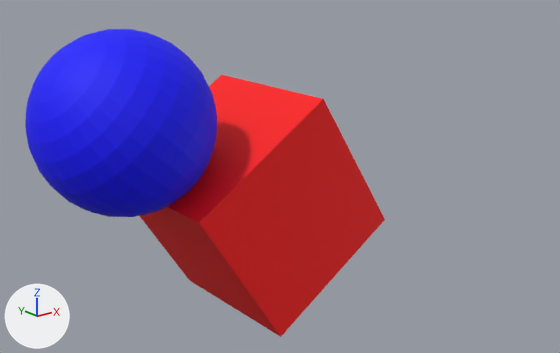
Renders of the FBX model AegisEngine/asset/model/untitled.fbx from each side of a commit.
One viewpoint serves both versions: a 50 mm camera at (-5.95, -7.37, 3.99) aimed at (-0.32, -0.33, 1.17). The lights are fixed; the arrows at lower left show +X, +Y and +Z.
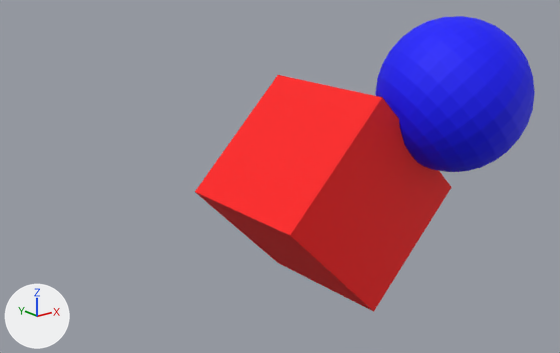
What changed in the scene script:
```text
Change ob_cube:
    ob_cube.rotation_euler: (0.0, -0.568, 0.0) -> (0.0, 0.785, 0.0)  # degrees (0, -33, 0) -> degrees (0, 45, 0)
Change ob_sphere:
    ob_sphere.rotation_euler: (0.0, -0.253, 0.0) -> (0.349, 0.0, 0.0)  # degrees (0, -14, 0) -> degrees (20, 0, 0)
```

Changed parts and their boxes [x1, y1, x2, y2] in the pictures (560 x 353 px):
'Cube', turned
    before: [140, 75, 385, 337]
    after: [195, 75, 451, 311]
'Sphere', turned
    before: [25, 29, 217, 217]
    after: [375, 16, 535, 172]
